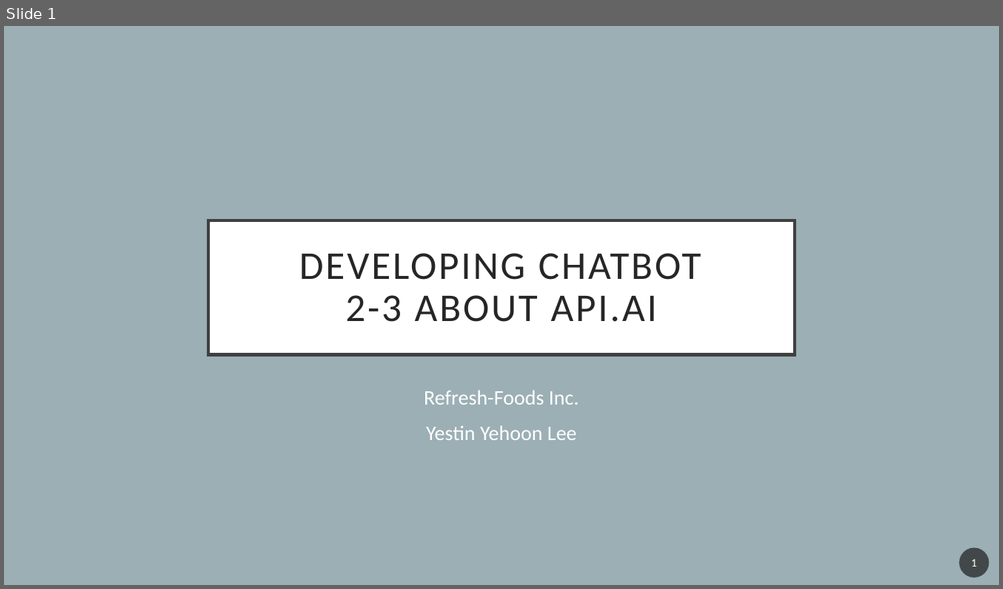
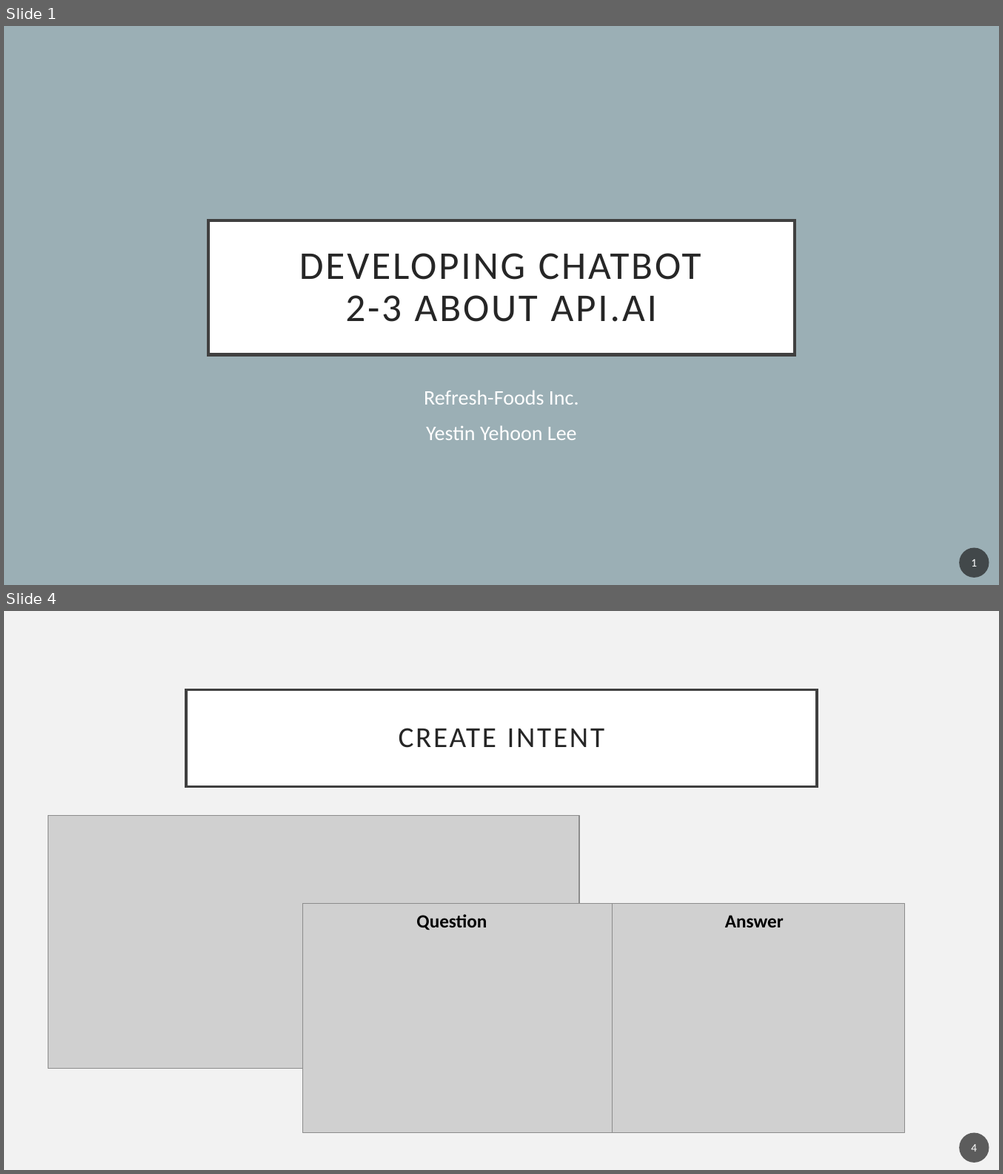
Before and after one commit to YehoonLee3/ChatBotCourse, a slide deck: 2-3 About API.AI.pptx. Shown one above the other, each under a label of ours: slide 1 before the commit, slides 1 and 4 after it; the slides between them are not shown. The pictures are 1003x589 and 1003x1174 pixels, drawn with LibreOffice and Linux fonts; fonts in the diff are those of the drawing; grey boxes stand for pictures. Boxes give left, top, right and bottom in pixels: in the first picture for what was removed or moved away, otherwise in the second. Text is boxed around its words. In the diff, an @@ line names an element or a change of style, - is before the commit and + after.

```diff
--- a/2-3 About API.AI.pptx
+++ b/2-3 About API.AI.pptx
@@ slide 4 added at [4, 611, 999, 1170], background #F2F2F2 @@
@@ title added at [186, 689, 817, 786], fill #FFFFFF, outline #404040 2.5 pt, 28 pt, text #262626 @@
+CREATE INTENT
@@ picture added at [48, 815, 579, 1068] @@
@@ picture added at [302, 903, 612, 1133] @@
@@ text added at [416, 914, 486, 930], 18 pt, text #000000, bold @@
+Question
@@ picture added at [612, 903, 905, 1133] @@
@@ text added at [725, 915, 783, 928], 18 pt, text #000000, bold @@
+Answer
@@ page number added at [959, 1133, 989, 1163], fill #1D1D1D at 70% opacity, 11 pt, text #FFFFFF @@
+4
```
Also in this commit, not shown: 4 other slides added, 1 slide removed, 6 other files.
